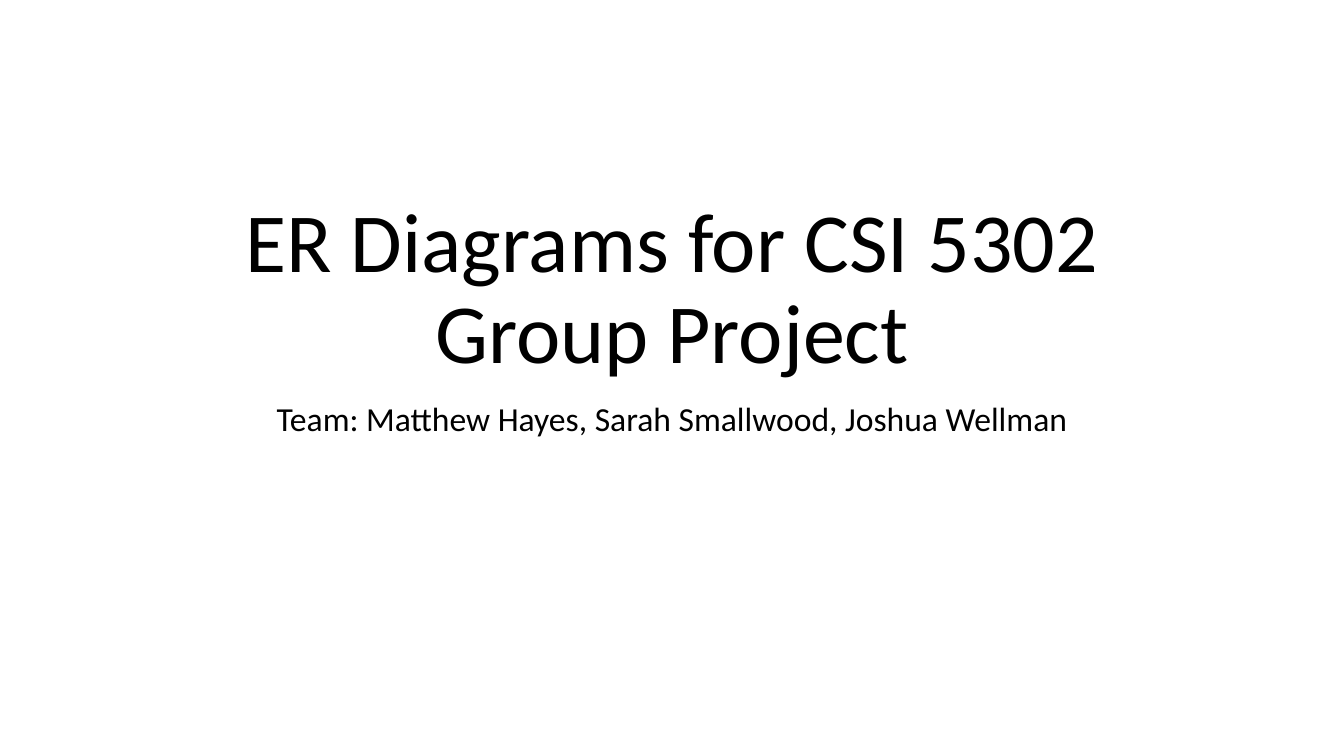
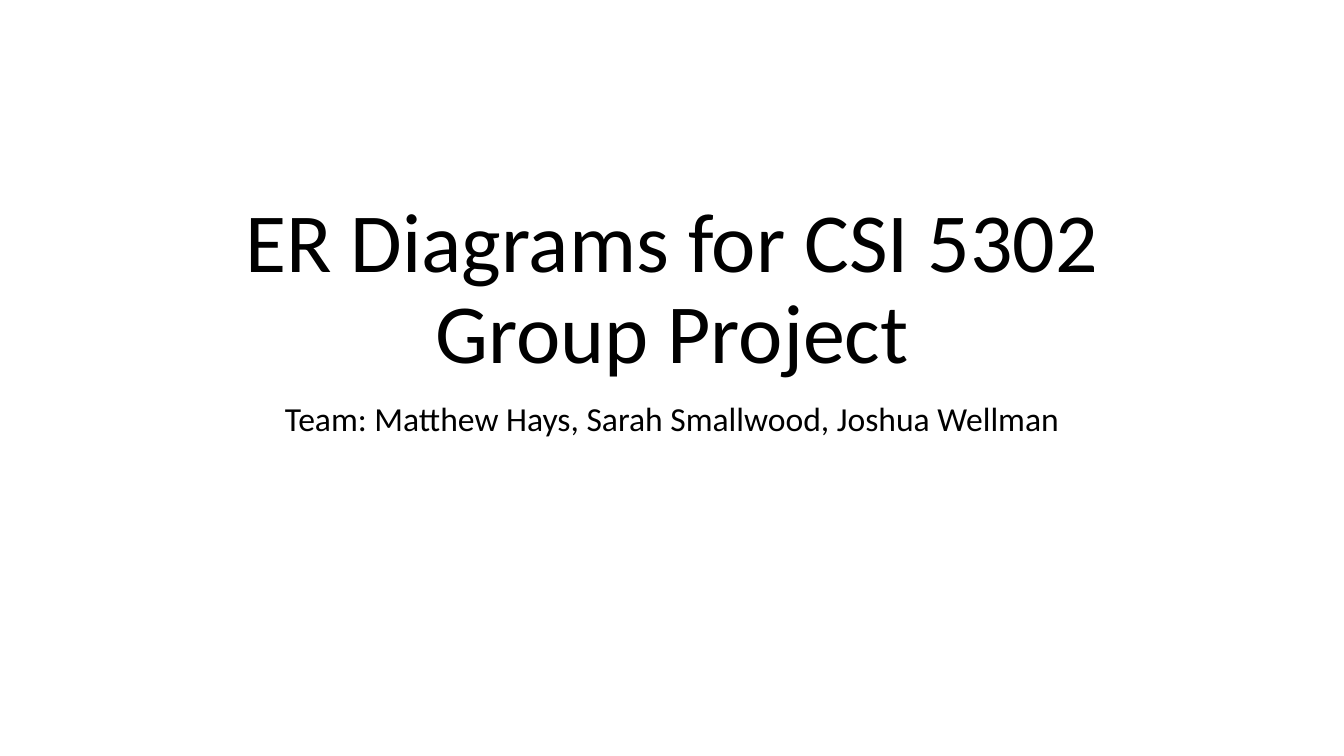
Before and after one commit to Matt-Hays/CS5302, a slide deck: slide 1 of Documentation/ER_diagrams.pptx. Drawn at 1344x756 pixels with LibreOffice and Linux fonts; fonts in the diff are those of the drawing. Boxes give left, top, right and bottom in pixels: in the first picture for what was removed or moved away, otherwise in the second. Text is boxed around its words. In the diff, an @@ line names an element or a change of style, - is before the commit and + after.

Commit message:
final ER diagrams

```diff
--- a/Documentation/ER_diagrams.pptx
+++ b/Documentation/ER_diagrams.pptx
@@ subtitle at <box>285,407,1058,437</box>: text changed @@
-Team: Matthew Hayes, Sarah Smallwood, Joshua Wellman
+Team: Matthew Hays, Sarah Smallwood, Joshua Wellman
```
Also in this commit, not shown: 2 other slides changed.
